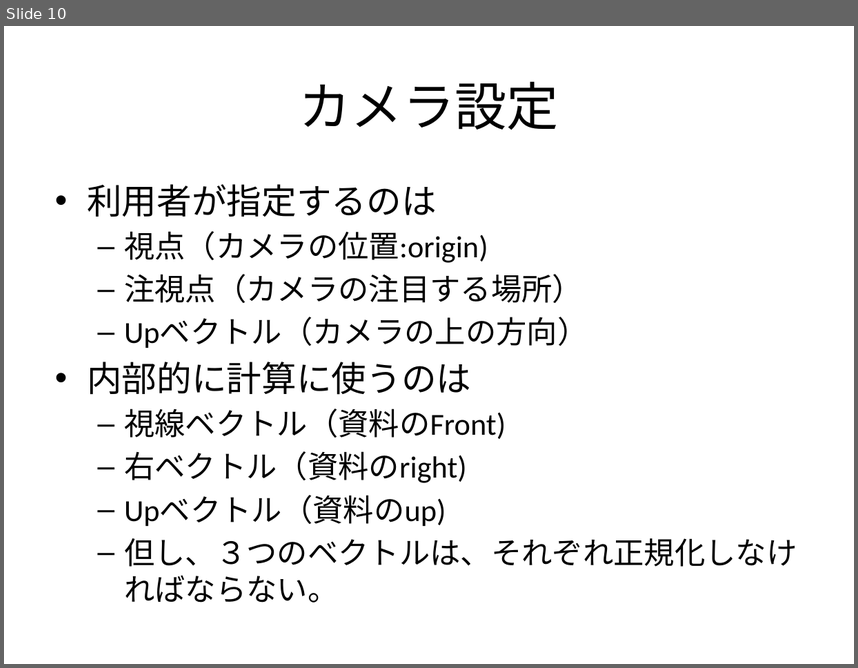
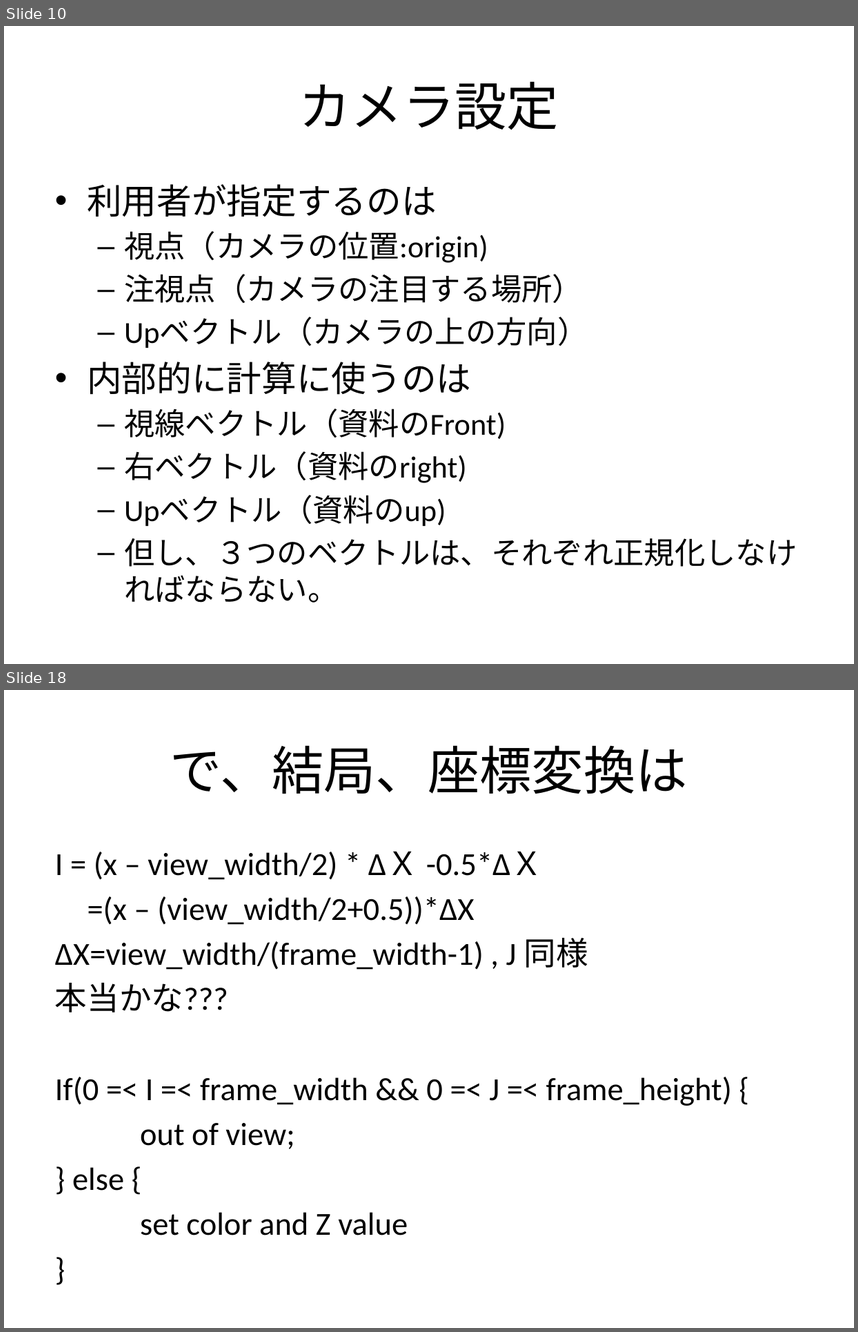
Before and after one commit to tymob/standard_render, a slide deck: Design20161208.pptx. Shown one above the other, each under a label of ours: slide 10 before the commit, slides 10 and 18 after it; the slides between them are not shown. The pictures are 858x668 and 858x1332 pixels, drawn with LibreOffice and Linux fonts; fonts in the diff are those of the drawing. Boxes give left, top, right and bottom in pixels: in the first picture for what was removed or moved away, otherwise in the second. Text is boxed around its words. In the diff, an @@ line names an element or a change of style, - is before the commit and + after.

```diff
--- a/Design20161208.pptx
+++ b/Design20161208.pptx
@@ slide 18 added at <box>4,690,854,1328</box>, background #FFFFFF @@
@@ title added at <box>170,745,688,794</box>, 44 pt, text #000000 @@
+で、結局、座標変換は
@@ text added at <box>55,851,732,1235</box>, 27.2 pt, text #000000 @@
+I = (x – view_width/2) * ΔＸ -0.5*ΔＸ
+=(x – (view_width/2+0.5))*ΔX
+ΔX=view_width/(frame_width-1) , J 同様
+本当かな???
+If(0 =< I =< frame_width && 0 =< J =< frame_height) {
+out of view;
+} else {
+set color and Z value
+}
```
Also in this commit, not shown: 1 slide changed, 6 other slides added.
